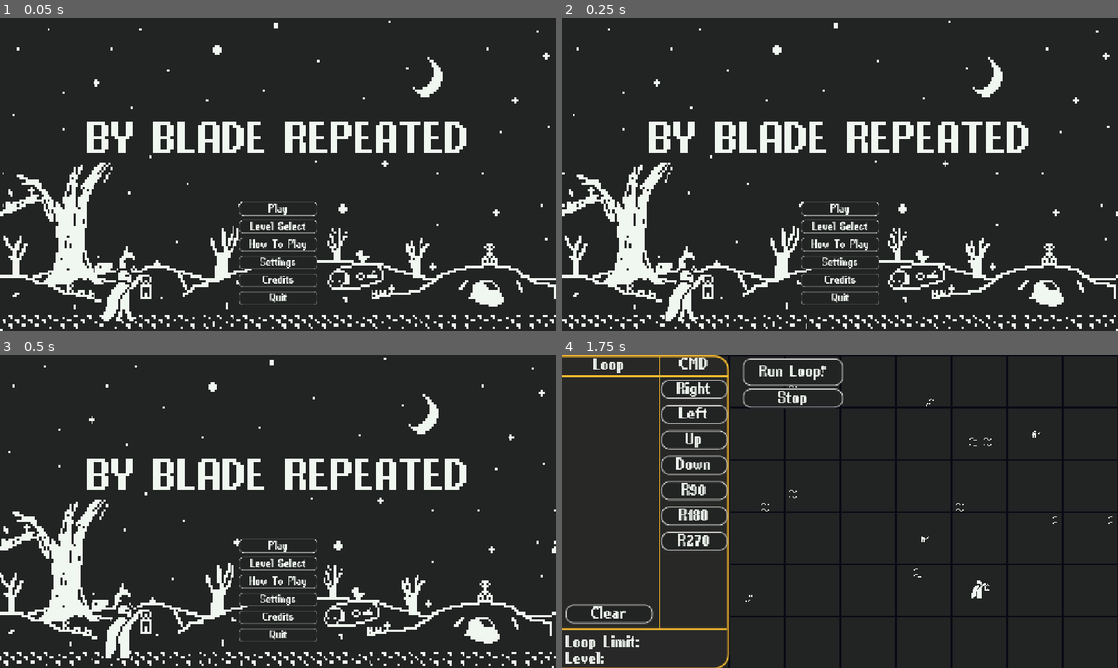
Above: before the commit, frames 1-4 (two rows, left to right).
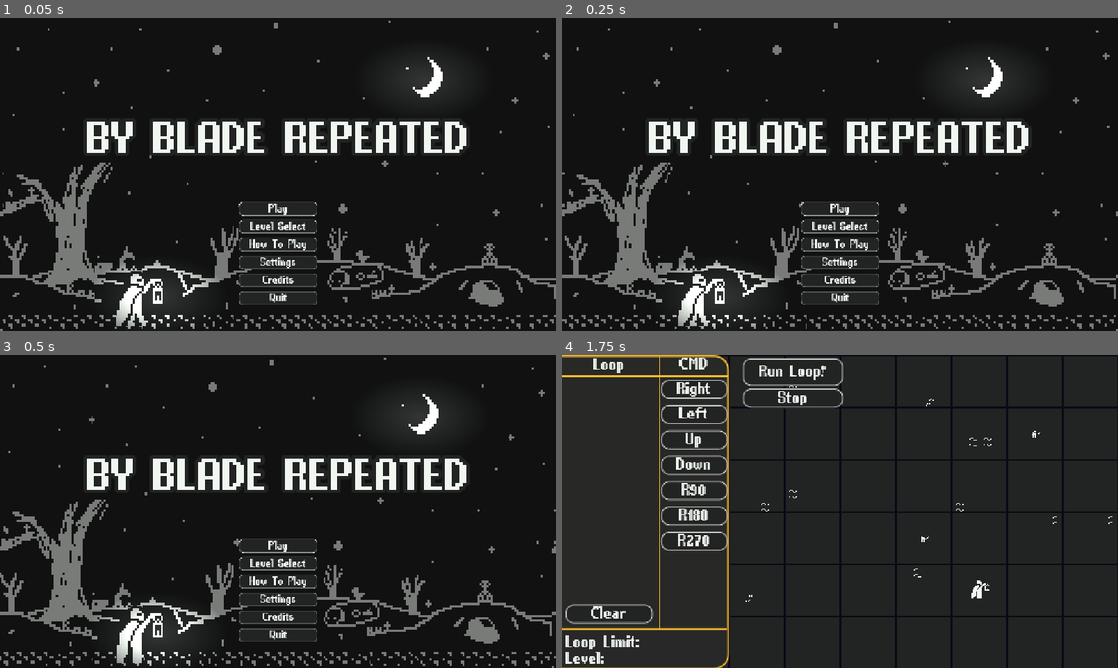
Above: after the commit, the same moments.

Repository: hutnerr/gmtk-jam-2025
Game: Godot game, scene res://00_main/Main.tscn
The game is run twice, just before and just after one commit, with the same random seed, the same clock (stepped at 60 frames per second) and the same inputs.
Inputs (mouse positions are in pixels of both pictures, inside the frame that each line leads up to):
- Up to frame 1 (0.05 s): no input
- Up to frame 2 (0.25 s): no input
- Up to frame 3 (0.5 s): no input
- Up to frame 4 (1.75 s): click "Play" at 0.5 s; move the mouse to (962, 495) at 1.27 s; hold D (right) from 1.28 s (still down)

The runs differ from the first frame. In frame 1, 7.2% of the frame differs, in the area x 0-100%, y 0-100%; in frame 2, 7.2%; in frame 3, 7.2%; in frame 4, nothing differs.

Commit message:
Flashing, lights, lights, lights, lights

Diff:
--- a/00_main/Main.tscn
+++ b/00_main/Main.tscn
@@ -71,6 +71,17 @@
 "speed": 5.0
 }]
 
+[sub_resource type="Gradient" id="Gradient_esoif"]
+offsets = PackedFloat32Array(0.012987, 0.694805)
+colors = PackedColorArray(1, 1, 1, 1, 0, 0, 0, 1)
+
+[sub_resource type="GradientTexture2D" id="GradientTexture2D_h3sfl"]
+gradient = SubResource("Gradient_esoif")
+width = 329
+height = 194
+fill = 1
+fill_from = Vector2(0.5, 0.5)
+
 [node name="Main" type="Node"]
 process_mode = 3
 script = ExtResource("1_f4613")
@@ -78,6 +89,20 @@
 [node name="UserInterface" type="CanvasLayer" parent="."]
 
 [node name="MainMenu" parent="UserInterface" instance=ExtResource("2_utqqy")]
+
+[node name="WalkingPlayer" type="Node2D" parent="."]
+position = Vector2(299, 652)
+
+[node name="AnimatedSprite2D" type="AnimatedSprite2D" parent="WalkingPlayer"]
+position = Vector2(46, -36)
+scale = Vector2(5, 5.625)
+sprite_frames = SubResource("SpriteFrames_b7wva")
+autoplay = "default"
+
+[node name="PointLight2D" type="PointLight2D" parent="WalkingPlayer"]
+position = Vector2(64, -12)
+range_layer_min = -101
+texture = SubResource("GradientTexture2D_h3sfl")
 
 [node name="Sky" type="ParallaxBackground" parent="."]
 follow_viewport_enabled = true
@@ -88,34 +113,25 @@
 motion_scale = Vector2(30, 30)
 motion_mirroring = Vector2(1280, 0)
 
-[node name="Background" type="TextureRect" parent="Sky/Background"]
-visible = false
-custom_minimum_size = Vector2(1500, 900)
-offset_right = 1500.0
-offset_bottom = 900.0
-size_flags_horizontal = 0
-texture = ExtResource("4_esoif")
-
 [node name="Sprite2D" type="Sprite2D" parent="Sky/Background"]
 position = Vector2(640, 360)
 scale = Vector2(5, 5.625)
 texture = ExtResource("4_esoif")
 
-[node name="WalkingPlayer" type="Node2D" parent="Sky"]
+[node name="Moonlight" type="PointLight2D" parent="Sky/Background"]
+position = Vector2(977, 142)
+range_layer_min = -101
+texture = SubResource("GradientTexture2D_h3sfl")
 
-[node name="AnimatedSprite2D" type="AnimatedSprite2D" parent="Sky/WalkingPlayer"]
-position = Vector2(317, 607)
-scale = Vector2(5, 5.625)
-sprite_frames = SubResource("SpriteFrames_b7wva")
-autoplay = "default"
+[node name="Moonlight2" type="PointLight2D" parent="Sky/Background"]
+position = Vector2(2270, 140)
+range_layer_min = -101
+texture = SubResource("GradientTexture2D_h3sfl")
 
 [node name="MainTheme" parent="." instance=ExtResource("5_hka2u")]
 
-[node name="ColorRect" type="ColorRect" parent="."]
-visible = false
-anchors_preset = 15
-anchor_right = 1.0
-anchor_bottom = 1.0
-grow_horizontal = 2
-grow_vertical = 2
-color = Color(0.133333, 0.137255, 0.137255, 1)
+[node name="DirectionalLight2D" type="DirectionalLight2D" parent="."]
+z_index = 101
+energy = 0.5
+blend_mode = 1
+range_layer_min = -101
Not shown: 1 places in 00_main/Main.tscn that only renumber resources
